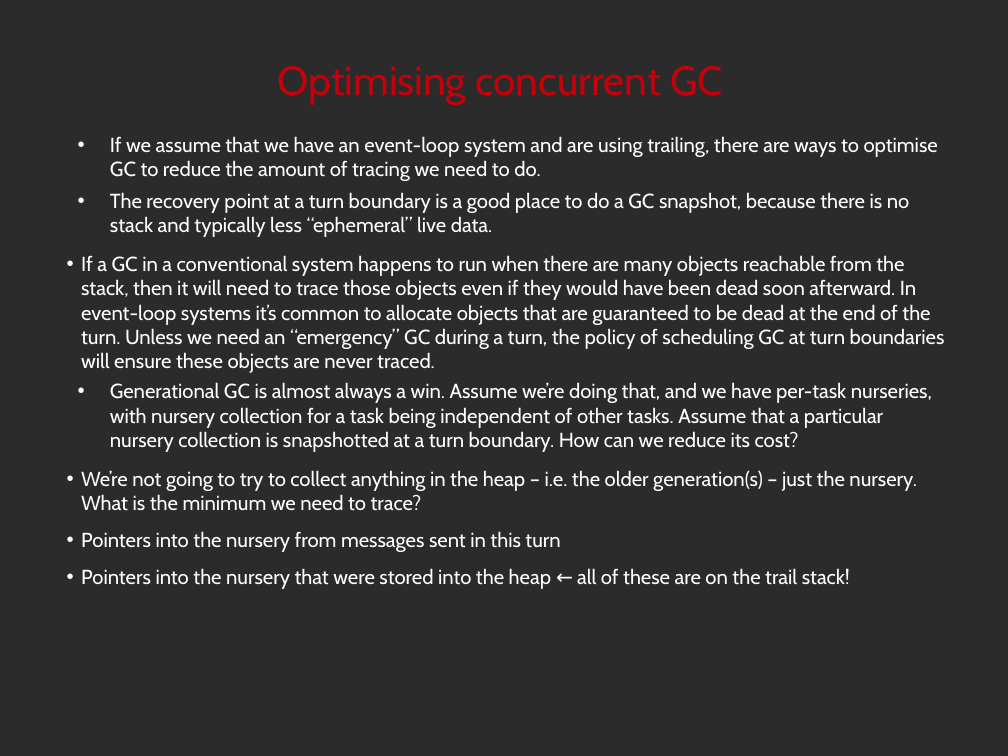
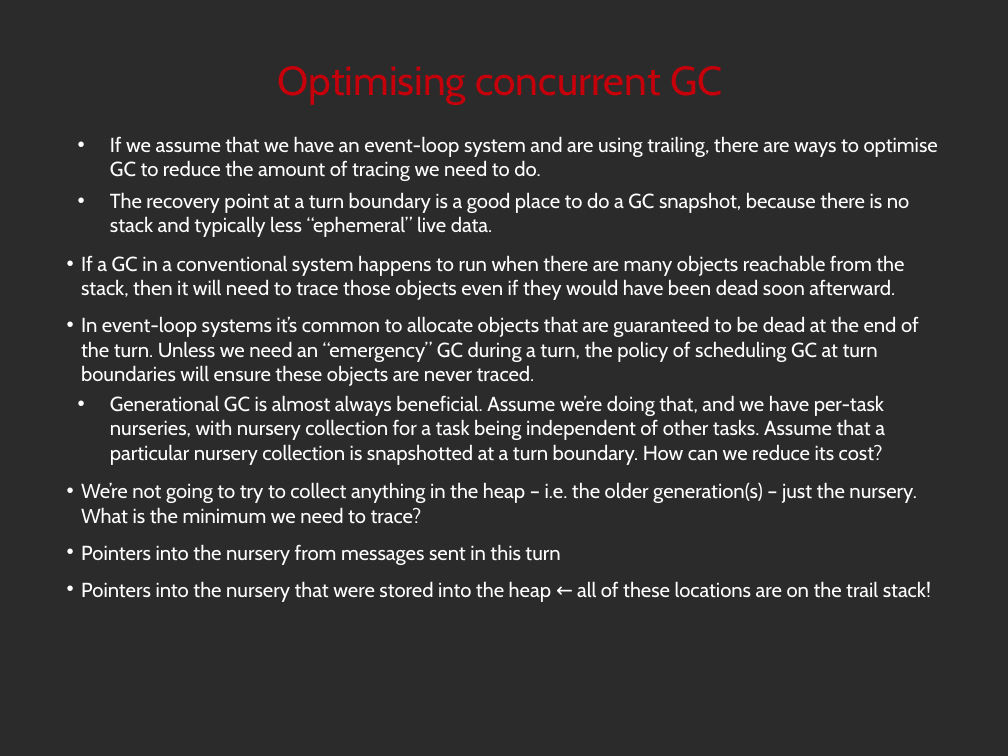
Before and after one commit to noether-lang/noether, a slide deck: slide 27 of doc/presentations/StrangeLoop2014/handling.odp (slide 32 before the commit). Drawn at 1008x756 pixels with LibreOffice and Linux fonts; fonts in the diff are those of the drawing; background and template pictures are left out; a plain dark background stands for a picture behind light text. Boxes give left, top, right and bottom in pixels: in the first picture for what was removed or moved away, otherwise in the second. Text is boxed around its words. In the diff, an @@ line names an element or a change of style, - is before the commit and + after.

Commit message:
Strange Loop 2014 slides, as presented.

```diff
--- a/doc/presentations/StrangeLoop2014/handling.odp
+++ b/doc/presentations/StrangeLoop2014/handling.odp
@@ text at [81, 255, 919, 465]: text changed @@
-  • If a GC in a conventional system happens to run when there are many objects reachable from the stack, then it will need to trace those objects even if they would have been dead soon afterward. In event-loop systems it’s common to allocate objects that are guaranteed to be dead at the end of the turn. Unless we need an “emergency” GC during a turn, the policy of scheduling GC at turn boundaries will ensure these objects are never traced.
-• Generational GC is almost always a win. Assume we’re doing that, and we have per-task nurseries, with nursery collection for a task being independent of other tasks. Assume that a particular nursery collection is snapshotted at a turn boundary. How can we reduce its cost?
+  • If a GC in a conventional system happens to run when there are many objects reachable from the stack, then it will need to trace those objects even if they would have been dead soon afterward.
+  • In event-loop systems it’s common to allocate objects that are guaranteed to be dead at the end of the turn. Unless we need an “emergency” GC during a turn, the policy of scheduling GC at turn boundaries will ensure these objects are never traced.
+• Generational GC is almost always beneficial. Assume we’re doing that, and we have per-task nurseries, with nursery collection for a task being independent of other tasks. Assume that a particular nursery collection is snapshotted at a turn boundary. How can we reduce its cost?
@@ text at [81, 581, 931, 602]: text changed @@
-  • Pointers into the nursery that were stored into the heap ← all of these are on the trail stack!
+  • Pointers into the nursery that were stored into the heap ← all of these locations are on the trail stack!
```
Also in this commit, not shown: 25 other slides changed, 1 slide added, 6 slides removed, 3 other files.
